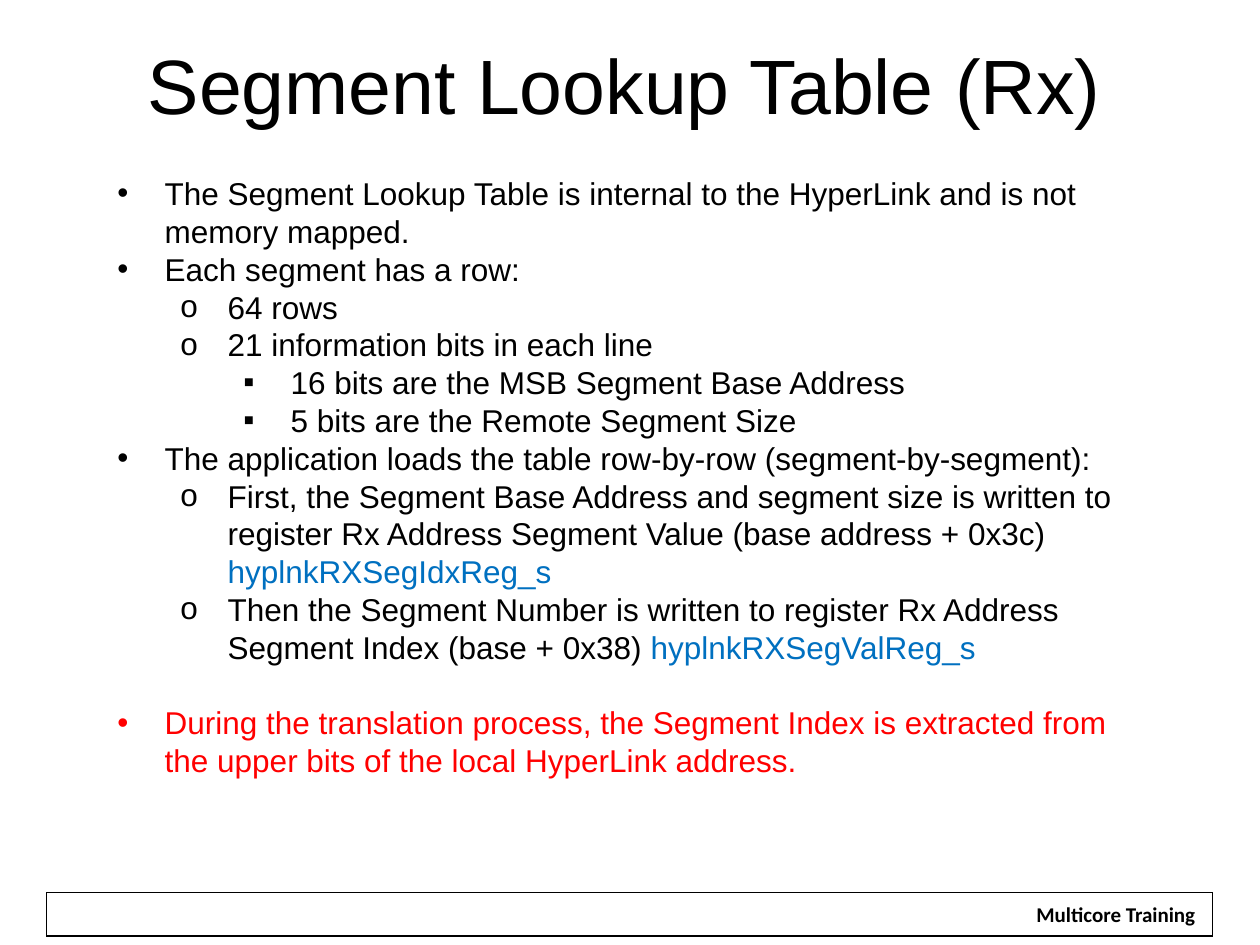
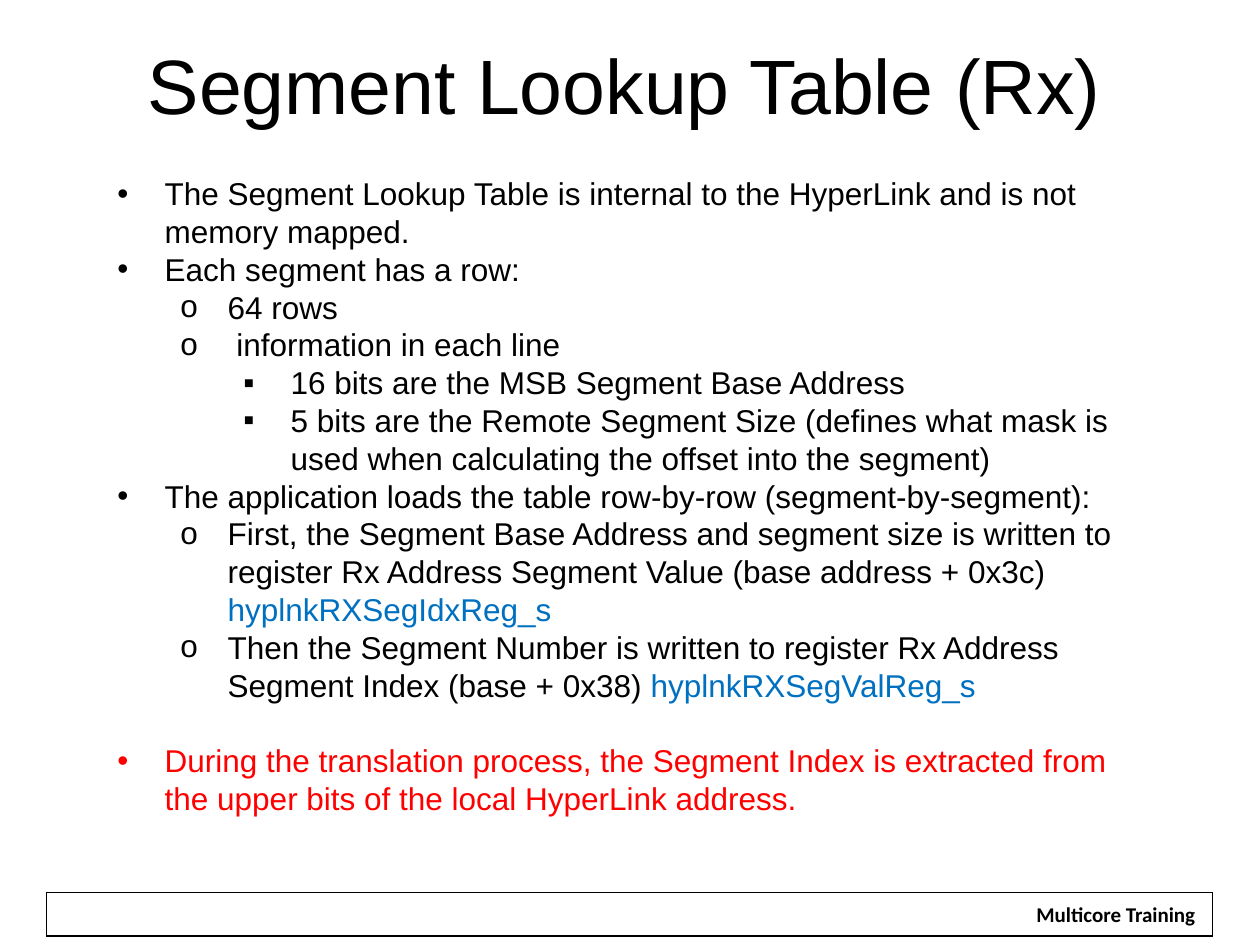
Before and after one commit to hari1989/keystone-workshop, a slide deck: slide 17 of slides/Intro to Hyperlink.pptx. Drawn at 1260x945 pixels with LibreOffice and Linux fonts; fonts in the diff are those of the drawing; background and template pictures are left out. Boxes give left, top, right and bottom in pixels: in the first picture for what was removed or moved away, otherwise in the second. Text is boxed around its words. In the diff, an @@ line names an element or a change of style, - is before the commit and + after.

```diff
--- a/slides/Intro to Hyperlink.pptx
+++ b/slides/Intro to Hyperlink.pptx
@@ text at (x1=236, y1=333, x2=560, y2=357): text changed @@
-  o 21 information bits in each line
+  o information in each line
@@ text at (x1=291, y1=409, x2=1108, y2=476): text changed @@
-    ▪ 5 bits are the Remote Segment Size
+    ▪ 5 bits are the Remote Segment Size (defines what mask is used when calculating the offset into the segment)
```
Also in this commit, not shown: 11 other slides changed.
